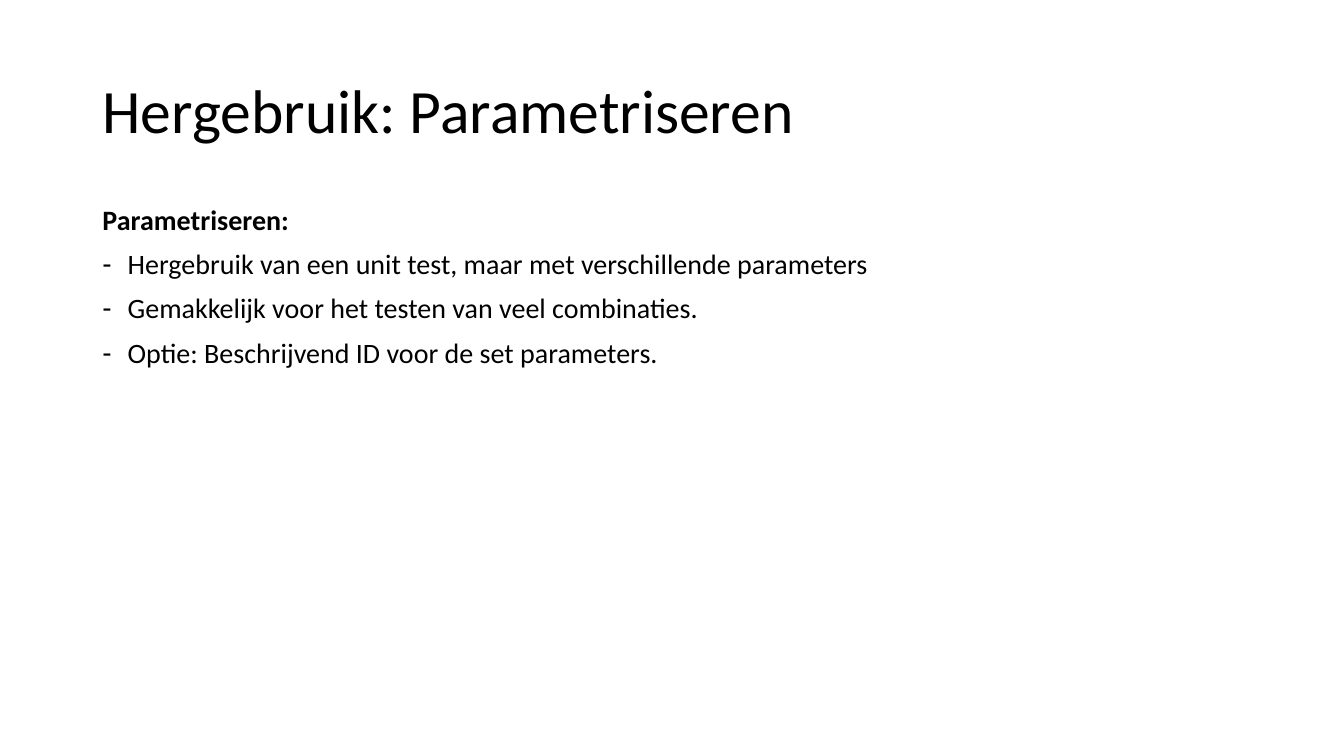
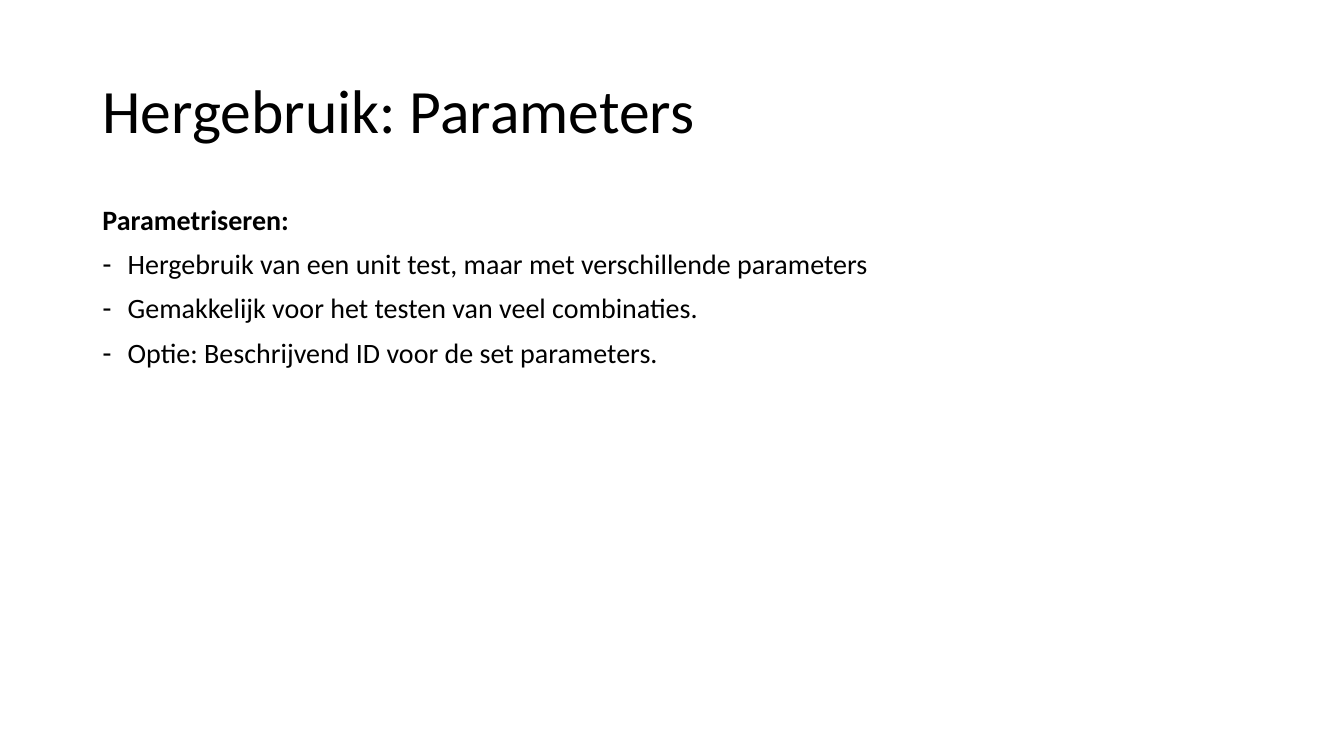
Before and after one commit to LFKoning/knowledge-sharing, a slide deck: slide 8 of unit_tests/kennissessie_unit_testing.pptx (slide 7 before the commit). Drawn at 1344x756 pixels with LibreOffice and Linux fonts; fonts in the diff are those of the drawing. Boxes give left, top, right and bottom in pixels: in the first picture for what was removed or moved away, otherwise in the second. Text is boxed around its words. In the diff, an @@ line names an element or a change of style, - is before the commit and + after.

```diff
--- a/unit_tests/kennissessie_unit_testing.pptx
+++ b/unit_tests/kennissessie_unit_testing.pptx
@@ title at box(102, 90, 694, 144): text changed @@
-Hergebruik: Parametriseren
+Hergebruik: Parameters
```
Also in this commit, not shown: 6 other slides changed, 2 slides added, 17 other files.
